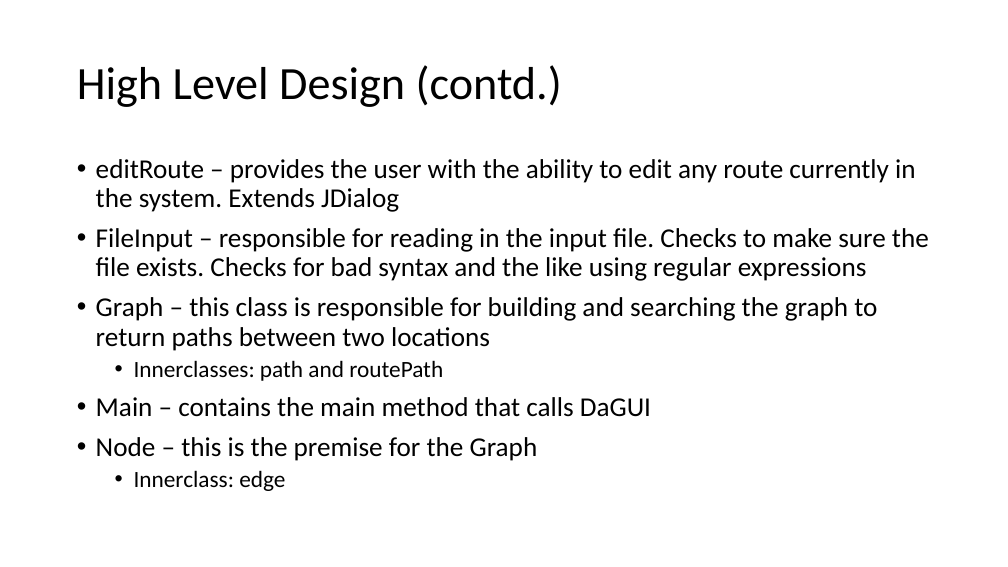
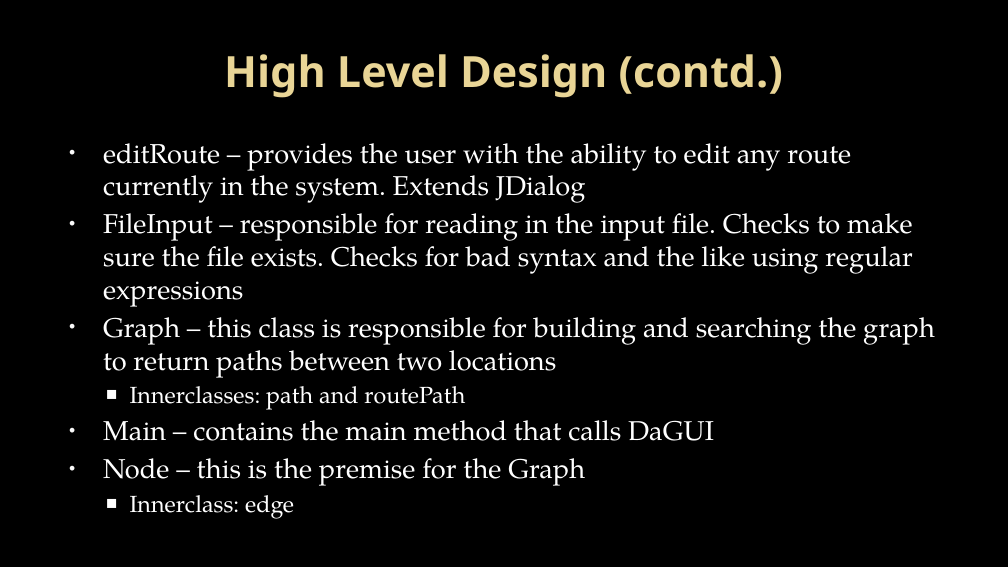
Before and after one commit to powellb1/SE300, a slide deck: slide 3 of Artifacts/Cycle 2/Presentation.pptx. Drawn at 1008x567 pixels with LibreOffice and Linux fonts; fonts in the diff are those of the drawing; background and template pictures are left out. Boxes give left, top, right and bottom in pixels: in the first picture for what was removed or moved away, otherwise in the second. Text is boxed around its words. In the diff, an @@ line names an element or a change of style, - is before the commit and + after.

```diff
--- a/Artifacts/Cycle 2/Presentation.pptx
+++ b/Artifacts/Cycle 2/Presentation.pptx
@@ background #FFFFFF to picture (left out) @@
@@ title "High Level Design (contd.)": place and size @@
-title "High Level Design (contd.)" at <box>77,65,562,107</box>
+title "High Level Design (contd.)" at <box>224,54,783,98</box>
@@ title "High Level Design (contd.)" at <box>224,54,783,98</box>: size 44 to 41 pt, font Calibri to Noto Sans, text colour #000000 to gradient #EAD696 to #E7D081, bold on; alignment left to centre; line spacing 0.9 to 1 @@
@@ text "editRoute – provides the user ...": place and size @@
-text "editRoute – provides the user ..." at <box>96,159,929,491</box>
+text "editRoute – provides the user ..." at <box>103,143,935,519</box>
@@ text "editRoute – provides the user ..." at <box>103,143,935,519</box>: font Calibri to TeX Gyre Pagella, text colour #000000 to #FFFFFF; indent changed; line spacing 0.9 to 1; less space between paragraphs; bullet • to ■ @@
```
Also in this commit, not shown: 8 other slides changed, 1 slide added, 1 slide removed, 3 other files.
